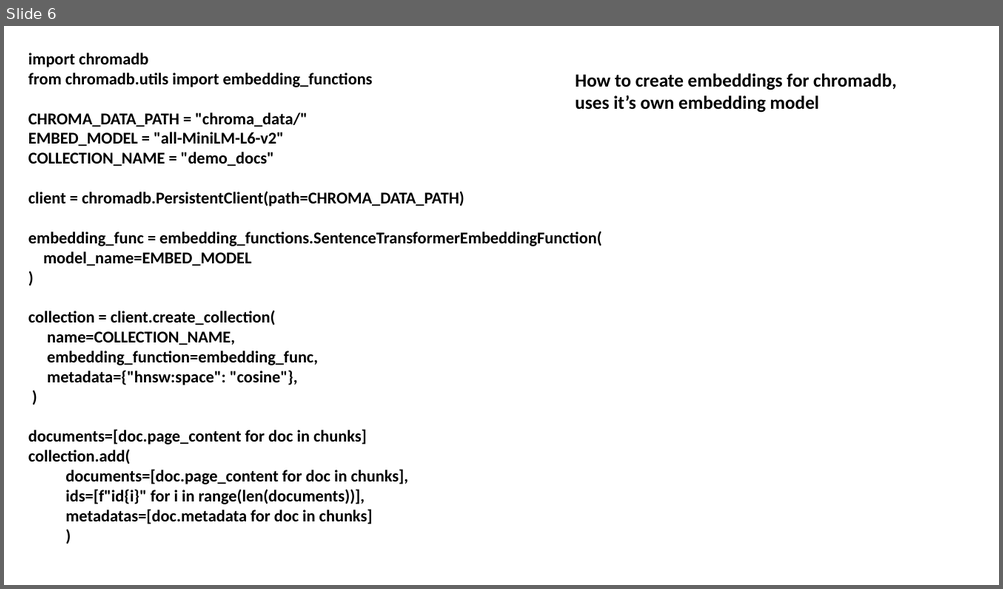
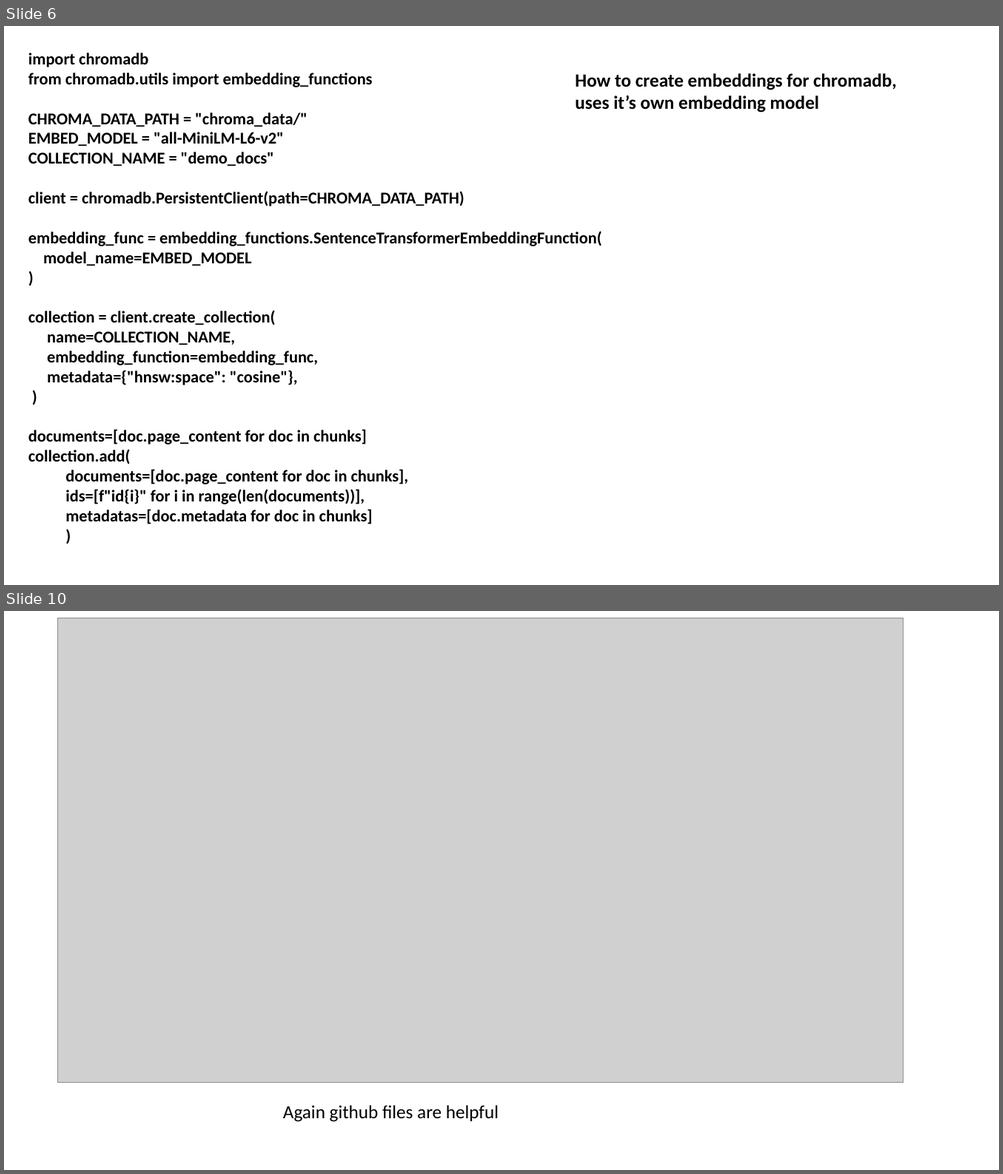
Before and after one commit to indexedakki/LLM_Question_Answering, a slide deck: documentation.pptx. Shown one above the other, each under a label of ours: slide 6 before the commit, slides 6 and 10 after it; the slides between them are not shown. The pictures are 1003x589 and 1003x1174 pixels, drawn with LibreOffice and Linux fonts; fonts in the diff are those of the drawing; grey boxes stand for pictures. Boxes give left, top, right and bottom in pixels: in the first picture for what was removed or moved away, otherwise in the second. Text is boxed around its words. In the diff, an @@ line names an element or a change of style, - is before the commit and + after.

```diff
--- a/documentation.pptx
+++ b/documentation.pptx
@@ slide 10 added at (4, 611, 999, 1170), background #FFFFFF @@
@@ picture added at (58, 618, 903, 1083) @@
@@ text added at (283, 1105, 498, 1122), 18 pt, text #000000 @@
+Again github files are helpful
```
Also in this commit, not shown: 3 other slides added.
